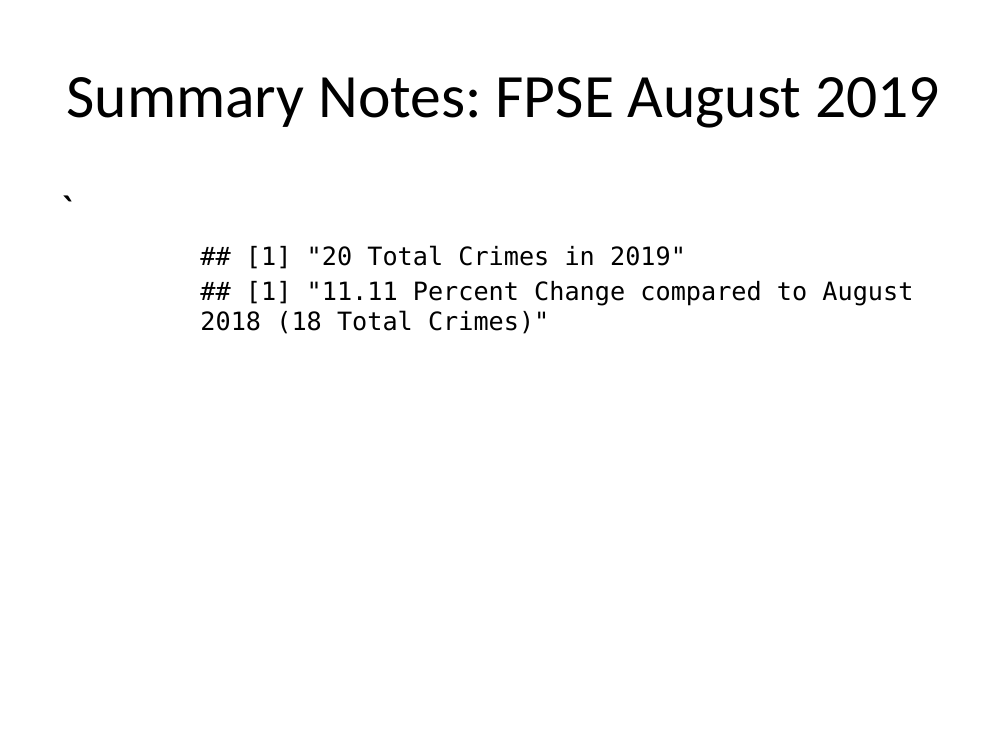
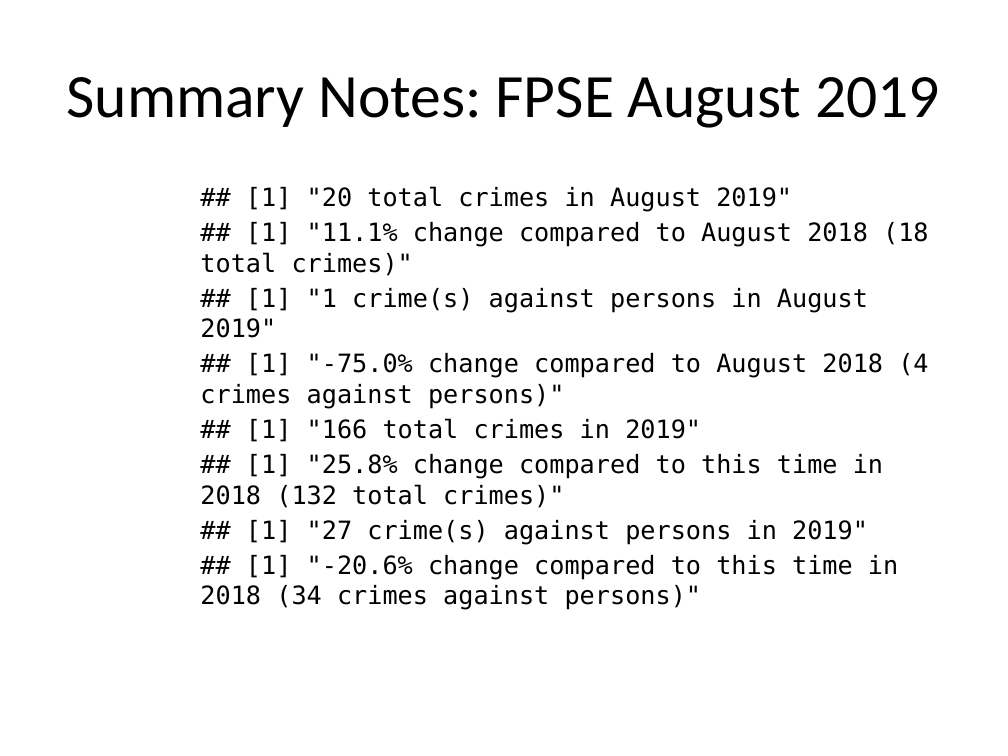
Before and after one commit to wumcrc/r-crime-mapping, a slide deck: slide 2 of src/notebooks/fpse-presentation.pptx. Drawn at 1008x756 pixels with LibreOffice and Linux fonts; fonts in the diff are those of the drawing. Boxes give left, top, right and bottom in pixels: in the first picture for what was removed or moved away, otherwise in the second. Text is boxed around its words. In the diff, an @@ line names an element or a change of style, - is before the commit and + after.

```diff
--- a/src/notebooks/fpse-presentation.pptx
+++ b/src/notebooks/fpse-presentation.pptx
@@ text at box(200, 186, 929, 610): text changed @@
-`
-## [1] "20 Total Crimes in 2019"
-## [1] "11.11 Percent Change compared to August 2018 (18 Total Crimes)"
+## [1] "20 total crimes in August 2019"
+## [1] "11.1% change compared to August 2018 (18 total crimes)"
+## [1] "1 crime(s) against persons in August 2019"
+## [1] "-75.0% change compared to August 2018 (4 crimes against persons)"
+## [1] "166 total crimes in 2019"
+## [1] "25.8% change compared to this time in 2018 (132 total crimes)"
+## [1] "27 crime(s) against persons in 2019"
+## [1] "-20.6% change compared to this time in 2018 (34 crimes against persons)"
```
Also in this commit, not shown: 3 slides added, 13 other files.
